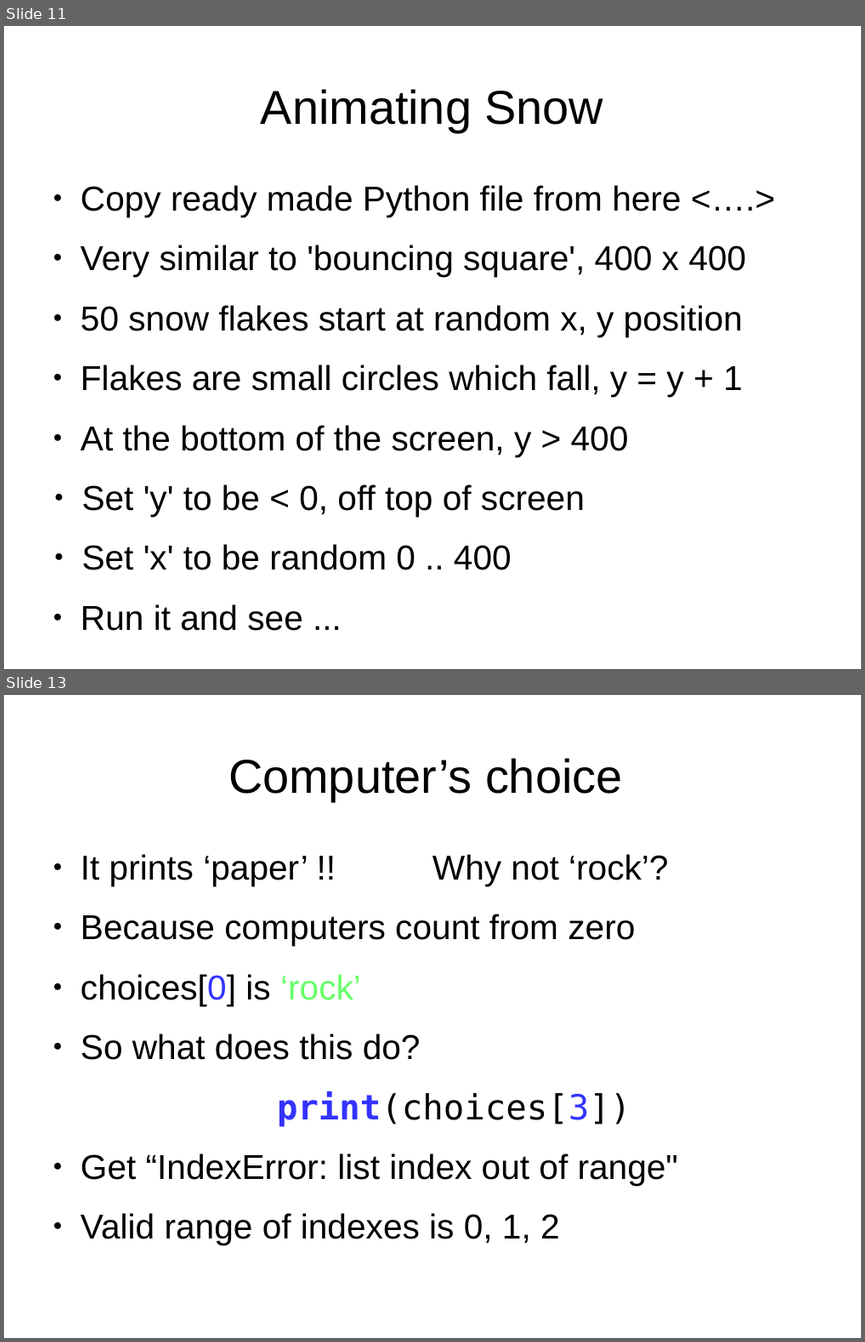
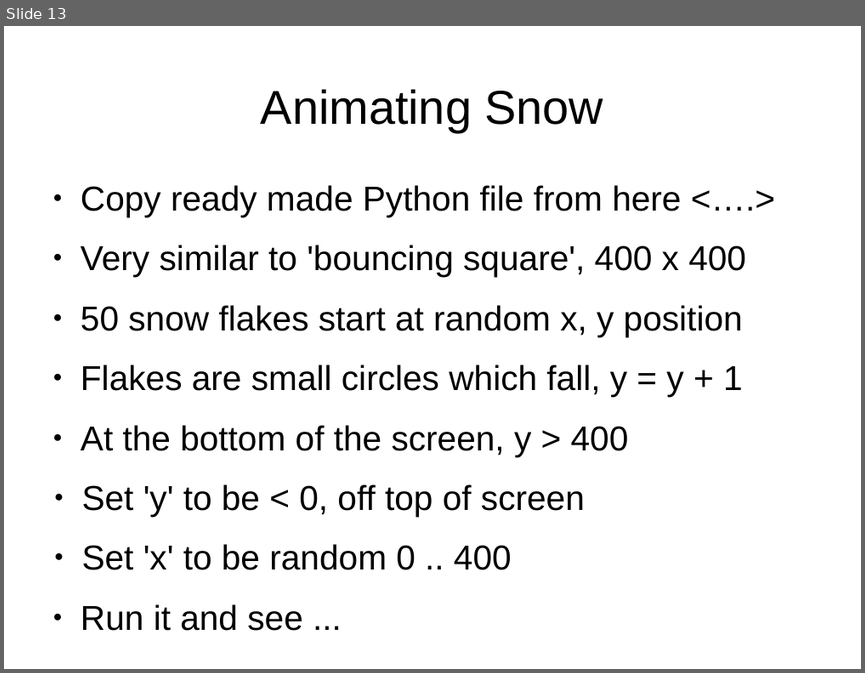
Before and after one commit to timzhood/python-rock, a slide deck: docs/bouncing_rectangle.odp. Shown one above the other, each under a label of ours: slides 11 and 13 before the commit, slide 13 after it; the slides between them are not shown. The pictures are 865x1342 and 865x673 pixels, drawn with LibreOffice and Linux fonts; fonts in the diff are those of the drawing. Boxes give left, top, right and bottom in pixels: in the first picture for what was removed or moved away, otherwise in the second. Text is boxed around its words. In the diff, an @@ line names an element or a change of style, - is before the commit and + after.

```diff
--- a/docs/bouncing_rectangle.odp
+++ b/docs/bouncing_rectangle.odp
@@ slide 13 removed at [4, 695, 861, 1338], background #FFFFFF @@
@@ text removed at [228, 758, 622, 801] @@
-Computer’s choice
@@ text removed at [80, 854, 678, 1245] @@
-● It prints ‘paper’ !! Why not ‘rock’?
-● Because computers count from zero
-● choices[0] is ‘rock’
-● So what does this do?
-print(choices[3])
-● Get “IndexError: list index out of range"
-● Valid range of indexes is 0, 1, 2
@@ what was slide 11 is now slide 13 @@
```
Also in this commit, not shown: 2 slides added, 17 other slides removed, 2 other files.
